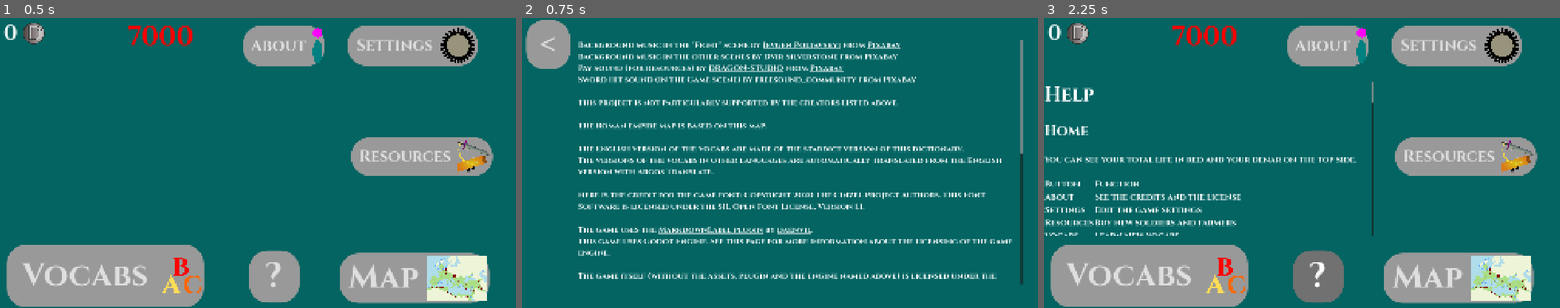
Above: before the commit, frames 1-3 (left to right).
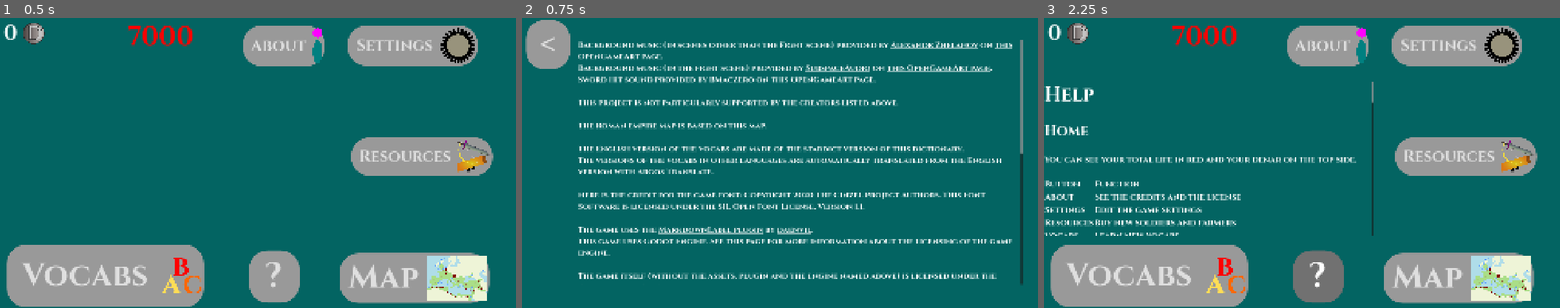
Above: after the commit, the same moments.

Repository: bommbomm34/latindefense
Game: Godot game, scene res://scenes/Home.tscn
Same seed, same stepped clock (60 frames per second), same inputs: the game is played once before the commit and once after it. Sound files missing from this copy of the repository are replaced by a short silence.
Inputs:
- Up to frame 1 (0.5 s): no input
- Up to frame 2 (0.75 s): click "About" at 0.5 s
- Up to frame 3 (2.25 s): click "<" at 1.25 s; click "?" at 2 s

Frame 1 is identical in both runs. In frame 2, 3.7% of the frame differs, in the area x 10-95%, y 8-23%; in frame 3, nothing differs.

Commit message:
Replace Pixabay assets with full OSS ones
Replaced both background audios and the sword hit sound with full OSS ones (CC-BY, CC0) and adjusted the code and metadata.

Diff:
--- a/scenes/About.tscn
+++ b/scenes/About.tscn
@@ -29,10 +29,9 @@
 theme_override_font_sizes/italics_font_size = 30
 theme_override_font_sizes/normal_font_size = 30
 bbcode_enabled = true
-text = "Background music in the \"Fight\" scene by [url=https://pixabay.com/users/hitslab-47305729/?utm_source=link-attribution&utm_medium=referral&utm_campaign=music&utm_content=372155]Ievgen Poltavskyi[/url] from [url=https://pixabay.com//?utm_source=link-attribution&utm_medium=referral&utm_campaign=music&utm_content=372155]Pixabay[/url]
-Background music in the other scenes by [url=https://pixabay.com/users/sonican-38947841/?utm_source=link-attribution&utm_medium=referral&utm_campaign=music&utm_content=361962]Dvir Silverstone[/url] from [url=https://pixabay.com//?utm_source=link-attribution&utm_medium=referral&utm_campaign=music&utm_content=361962]Pixabay[/url]
-Pay sound (for resources) by [url=https://pixabay.com/users/dragon-studio-38165424/?utm_source=link-attribution&utm_medium=referral&utm_campaign=music&utm_content=376867]DRAGON-STUDIO[/url] from [url=https://pixabay.com/sound-effects//?utm_source=link-attribution&utm_medium=referral&utm_campaign=music&utm_content=376867]Pixabay[/url]
-Sword hit sound (in the Game scene) by [url=https://pixabay.com/users/freesound_community-46691455/?utm_source=link-attribution&utm_medium=referral&utm_campaign=music&utm_content=7160]freesound_community[/url] from [url=https://pixabay.com/sound-effects//?utm_source=link-attribution&utm_medium=referral&utm_campaign=music&utm_content=7160]Pixabay[/url]
+text = "Background music (in scenes other than the Fight scene) provided by [url=https://opengameart.org/users/alexandr-zhelanov]Alexandr Zhelanov[/url] on [url=https://opengameart.org/content/ancient-temple]this OpenGameArt page[/url].
+Background music (in the fight scene) provided by [url=https://opengameart.org/users/subspaceaudio]SubspaceAudio[/url] on [url=https://opengameart.org/content/boss-battle-music]this OpenGameArt page[/url].
+Sword hit sound provided by [url=https://opengameart.org/users/bmaczero]BMacZero[/url] on [url=https://opengameart.org/content/metal-impact-sounds]this OpenGameArt page[/url].
 
 This project is not particularly supported by the creators listed above.
 
@@ -48,7 +47,7 @@
 
 The game itself (without the assets, plugin and the engine named above) is licensed under the following license:
 
------ BEGIN OF LICENSE -----
+----- BEGIN OF GAME LICENSE -----
 [i]
 Copyright (c) 2025 bommbomm34.
 
@@ -70,7 +69,7 @@
 OUT OF OR IN CONNECTION WITH THE SOFTWARE OR THE USE OR OTHER DEALINGS IN THE
 SOFTWARE.
 [/i]
------ END OF LICENSE -----
+----- END OF GAME LICENSE -----
 "
 selection_enabled = true
 
--- a/scenes/EssentialBase.tscn
+++ b/scenes/EssentialBase.tscn
@@ -1,7 +1,7 @@
 [gd_scene load_steps=3 format=3 uid="uid://c3302b30ayxm1"]
 
 [ext_resource type="Script" uid="uid://d0yl6bndnn2yj" path="res://scripts/essential_base.gd" id="1_t6d8n"]
-[ext_resource type="AudioStream" uid="uid://bme8gt0kpqnr2" path="res://assets/audio/bgmusic_regular.mp3" id="2_t6d8n"]
+[ext_resource type="AudioStream" uid="uid://bef7oybl1jpqg" path="res://assets/audio/bgmusic_regular.ogg" id="2_t6d8n"]
 
 [node name="EssentialBase" type="Control"]
 layout_mode = 3
--- a/scenes/Home.tscn
+++ b/scenes/Home.tscn
@@ -6,6 +6,7 @@
 [ext_resource type="Texture2D" uid="uid://beowjrvsu68mo" path="res://assets/icons/weapons.svg" id="5_66mx0"]
 [ext_resource type="Texture2D" uid="uid://4icvlb83ibbx" path="res://assets/map/roman_empire.svg" id="6_23ovu"]
 [ext_resource type="Texture2D" uid="uid://xhhdy2snovf0" path="res://assets/icons/settings.svg" id="7_p3505"]
+[ext_resource type="Script" uid="uid://dy1l4jk5oe0rp" path="res://scripts/database.gd" id="7_x0wfn"]
 [ext_resource type="Texture2D" uid="uid://bu313au8033lb" path="res://assets/icons/information.svg" id="8_fs62j"]
 [ext_resource type="Texture2D" uid="uid://tggu0pplkcn8" path="res://assets/metadata/logo.svg" id="9_fs62j"]
 [ext_resource type="Script" uid="uid://dbap0gqox0ty1" path="res://addons/markdownlabel/markdownlabel.gd" id="10_n4517"]
@@ -150,6 +151,7 @@
 icon = ExtResource("6_23ovu")
 icon_alignment = 2
 expand_icon = true
+script = ExtResource("7_x0wfn")
 
 [node name="VocabsButton" type="Button" parent="."]
 layout_mode = 0
--- a/scenes/ResourcePreview.tscn
+++ b/scenes/ResourcePreview.tscn
@@ -1,9 +1,8 @@
-[gd_scene load_steps=5 format=3 uid="uid://cgve73osetk0y"]
+[gd_scene load_steps=4 format=3 uid="uid://cgve73osetk0y"]
 
 [ext_resource type="Script" uid="uid://bruar1dhl6hkv" path="res://scripts/resource_preview.gd" id="1_5pi43"]
 [ext_resource type="Texture2D" uid="uid://f165lcx42het" path="res://assets/farmers/farmer_common.svg" id="2_w0wvw"]
 [ext_resource type="Texture2D" uid="uid://dved386sa5acq" path="res://assets/icons/denar.png" id="3_xim6y"]
-[ext_resource type="AudioStream" uid="uid://bbghscsojg5yu" path="res://assets/audio/pay.mp3" id="4_p2s8n"]
 
 [node name="ResourcePreview" type="Control"]
 custom_minimum_size = Vector2(585, 0)
@@ -50,7 +49,4 @@
 text = "0x"
 horizontal_alignment = 1
 
-[node name="PaySoundPlayer" type="AudioStreamPlayer" parent="."]
-stream = ExtResource("4_p2s8n")
-
 [connection signal="pressed" from="BuyButton" to="." method="_on_buy_button_pressed"]
--- a/scripts/essential_base.gd
+++ b/scripts/essential_base.gd
@@ -1,7 +1,7 @@
 extends Control
 
-const bgmusic_war_resource_path = "res://assets/audio/bgmusic_war.mp3"
-const bgmusic_regular_resource_path = "res://assets/audio/bgmusic_regular.mp3"
+const bgmusic_war_resource_path = "res://assets/audio/bgmusic_war.wav"
+const bgmusic_regular_resource_path = "res://assets/audio/bgmusic_regular.ogg"
 @onready var bgmusic_war_stream = preload(bgmusic_war_resource_path)
 @onready var bgmusic_regular_stream = preload(bgmusic_regular_resource_path)
 
--- a/scripts/resource_preview.gd
+++ b/scripts/resource_preview.gd
@@ -14,7 +14,6 @@
 	$BuyButton.text = tr("Buy for ") + str(price)
 	amount = Database.get_value(resource_name + "_amount", 0)
 	$AmountLabel.text = str(amount) + "x"
-	$PaySoundPlayer.volume_linear = Database.get_value("sfx_volume", 100) / 100.0
 	if Database.get_value("denar", 0) < price:
 		$BuyButton.disabled = true
 
@@ -23,7 +22,6 @@
 
 func _on_buy_button_pressed() -> void:
 	if Database.get_value("denar", 0) >= price:
-		$PaySoundPlayer.play()
 		Database.set_value(resource_name + "_amount", amount + 1)
 		Database.set_value("denar", Database.get_value("denar", 0) - price)
 		get_parent().get_parent().get_parent().reload()
--- a/scripts/soldier.gd
+++ b/scripts/soldier.gd
@@ -28,7 +28,7 @@
 			$Texture.texture = load("res://assets/soldiers/soldier_legendary.svg")
 	if weapon.contains("sword"):
 		$WeaponTexture.position = Vector2i(45, -39)
-		$SFXPlayer2D.stream = load("res://assets/audio/sword-hit.mp3")
+		$SFXPlayer2D.stream = load("res://assets/audio/sword_hit.wav")
 		sword = true
 	$WeaponTexture.texture = load(weapon)
 	$SFXPlayer2D.volume_linear = Database.get_value("sfx_volume", 100.0) / 100.0
Not shown, changed: LICENSE.txt
Not shown, removed: assets/audio/bgmusic_regular.mp3.import
Not shown, added: assets/audio/bgmusic_regular.ogg.import
Not shown, removed: assets/audio/bgmusic_war.mp3.import
Not shown, added: assets/audio/bgmusic_war.wav.import
Not shown, removed: assets/audio/pay.mp3.import
Not shown, removed: assets/audio/sword-hit.mp3.import
Not shown, added: assets/audio/sword_hit.wav.import
Not shown, changed: assets/metadata/latin-defense.metainfo.xml
Not shown: 1 places in scenes/Home.tscn that only renumber resources
Not shown, removed: assets/audio/bgmusic_regular.mp3
Not shown, added: assets/audio/bgmusic_regular.ogg
(and 5 more such lines)
